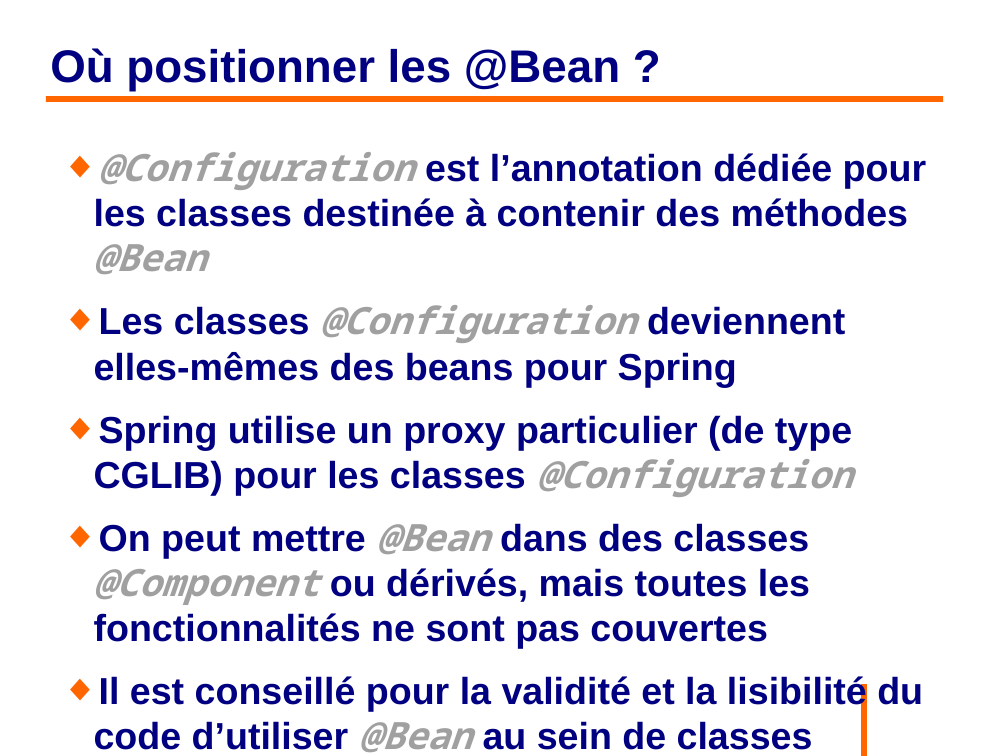
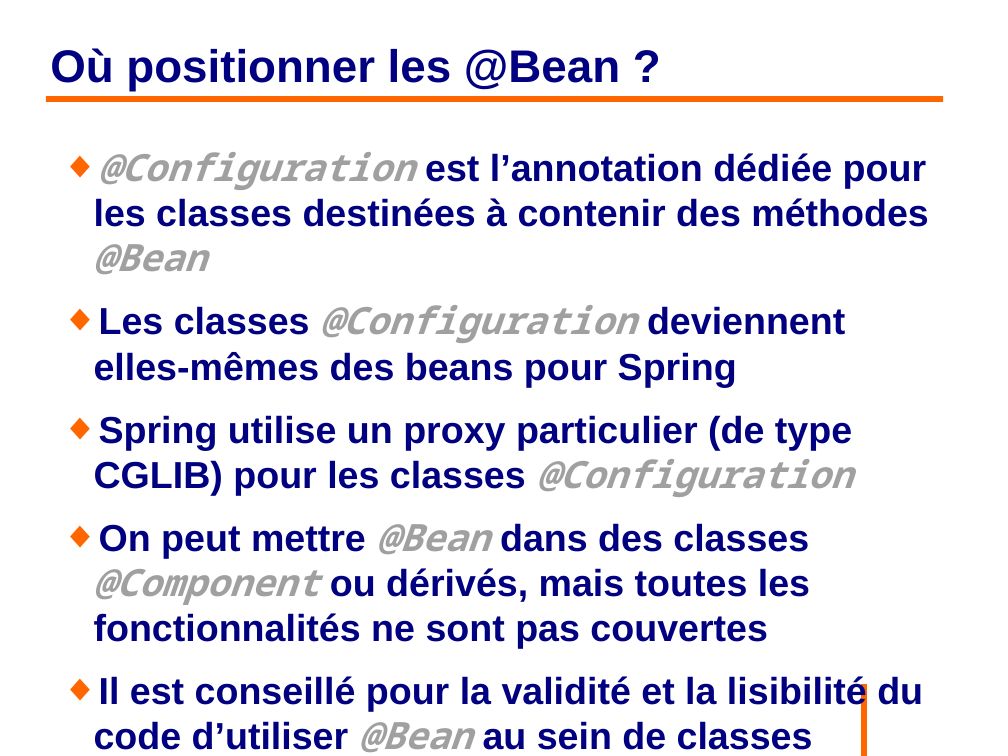
Before and after one commit to philphils/formation-spring, a slide deck: slide 69 of Documentation/diapo_formation_spring.odp. Drawn at 1008x756 pixels with LibreOffice and Linux fonts; fonts in the diff are those of the drawing; background and template pictures are left out. Boxes give left, top, right and bottom in pixels: in the first picture for what was removed or moved away, otherwise in the second. Text is boxed around its words. In the diff, an @@ line names an element or a change of style, - is before the commit and + after.

```diff
--- a/Documentation/diapo_formation_spring.odp
+++ b/Documentation/diapo_formation_spring.odp
@@ text at bbox=[94, 152, 928, 274]: text changed @@
-◆ @Configuration est l’annotation dédiée pour les classes destinée à contenir des méthodes @Bean
+◆ @Configuration est l’annotation dédiée pour les classes destinées à contenir des méthodes @Bean
```
Also in this commit, not shown: 23 other slides changed.
